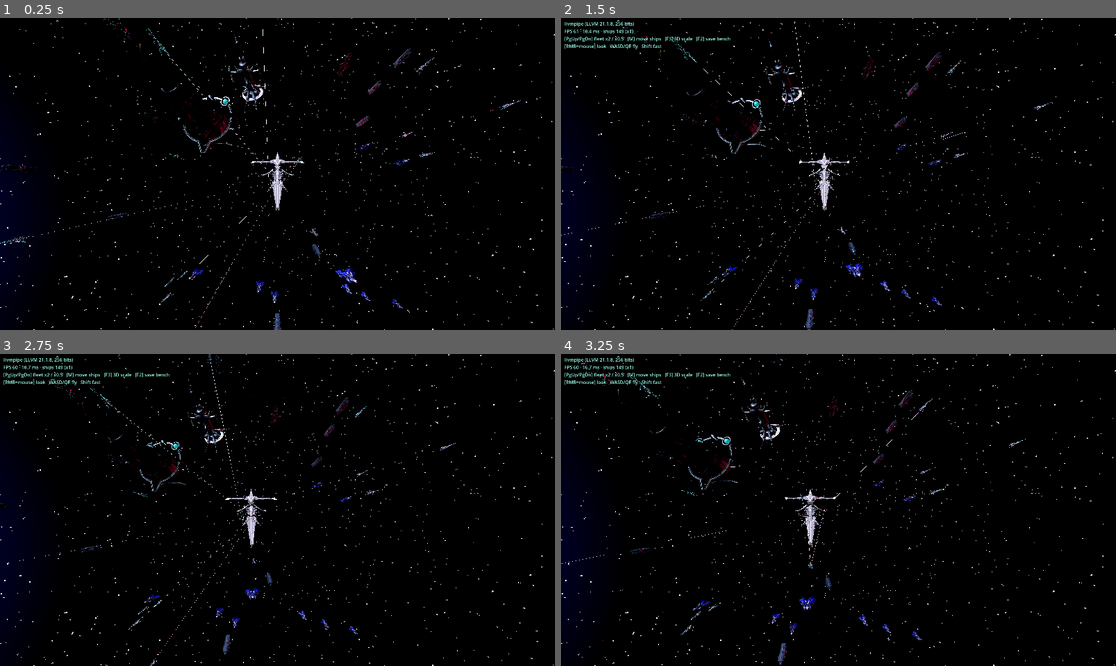
Above: before the commit, frames 1-4 (two rows, left to right).
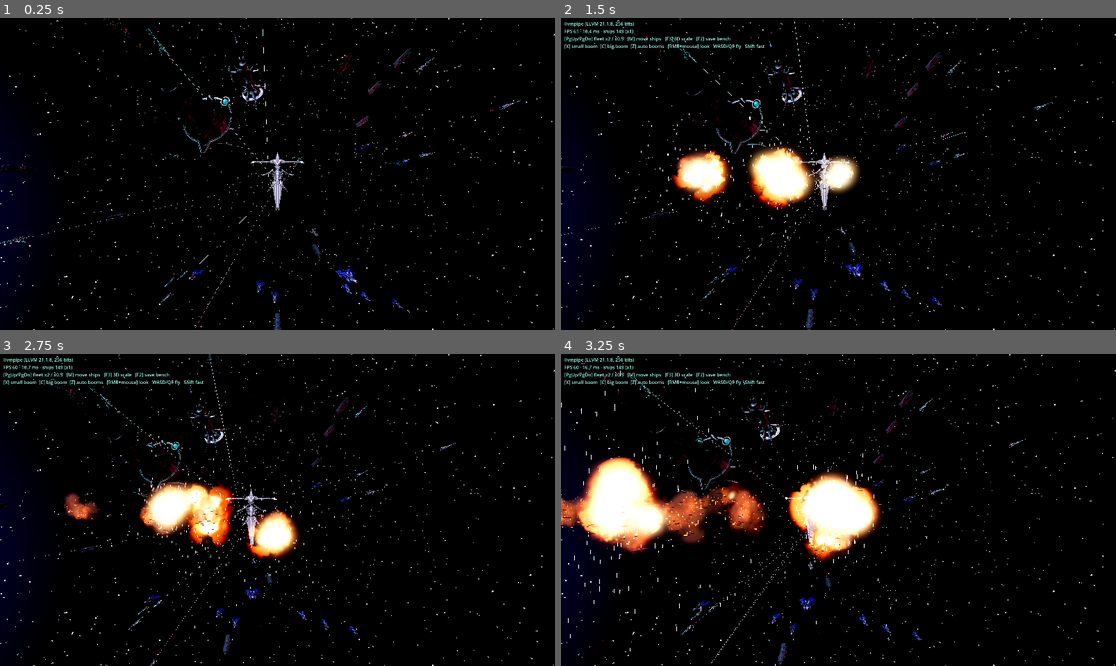
Above: after the commit, the same moments.

Repository: kayhase015497/tools
Game: Godot game, scene res://main.tscn
The game is run twice, just before and just after one commit, with the same random seed, the same clock (stepped at 60 frames per second) and the same inputs.
Inputs (mouse positions are in pixels of both pictures, inside the frame that each line leads up to):
- Up to frame 1 (0.25 s): no input
- Up to frame 2 (1.5 s): tap Enter at 0.5 s; move the mouse to (960, 158) at 0.52 s; hold D 0.53-1.28 s; tap X at 0.6 s; click (960, 158) at 0.67 s; tap C at 0.8, 1.35 s; move the mouse to (727, 189) at 1.27 s; hold S from 1.28 s (still down); click (727, 189) at 1.42 s
- Up to frame 3 (2.75 s): tap Z at 1.55, 2.1 s; move the mouse to (333, 441) at 2.02 s; release S at 2.03 s; hold D from 2.03 s (still down); click (333, 441) at 2.17 s; tap X at 2.3 s
- Up to frame 4 (3.25 s): move the mouse to (810, 572) at 2.77 s; release D at 2.78 s; hold W from 2.78 s (still down); tap X at 2.85 s; click (810, 572) at 2.92 s; tap C at 3.05 s

The runs differ from the first frame. In frame 1, 0.7% of the frame differs, in the area x 0-94%, y 0-100%; in frame 2, 4.7%; in frame 3, 4.9%; in frame 4, 10%, in the area x 0-84%, y 2-100%.

Commit message:
godot: stage-1 bench results (RTX 2070S: x16 72-83 fps, x32 54 fps), explosion prototype (SQ42 style), lighting retune
Co-Authored-By: Claude Sonnet 5.5 <noreply@anthropic.com>
Claude-Session: https://claude.ai/code/session_017eWXcFR8R8fWfFcmTcxD4c

Diff:
--- /dev/null
+++ b/godot/results/bench_rtx2070s_2026-10-21.csv
@@ -0,0 +1,11 @@
+adapter,NVIDIA GeForce RTX 2070 SUPER
+api,12_0
+seconds,ships,fps
+2,1192,328
+4,2384,83
+6,4768,54
+9,2384,55
+11,2384,75
+13,2384,80
+15,2384,79
+17,2384,74
--- /dev/null
+++ b/godot/scripts/explosion.gd
@@ -0,0 +1,153 @@
+class_name Explosion
+extends Node3D
+## 艦艇爆炸（Squadron 42 風）：多團花椰菜火球（錯時冒出）＋短命暖光源＋火花雨＋逆光碎片剪影＋濃煙＋餘燼。
+## 用法：Explosion.spawn(parent, 世界座標, 尺寸)   尺寸≈船長的一半（巡洋艦約 200、護衛艦約 45）。
+
+static var _fire_mat: ShaderMaterial
+static var _smoke_mat: ShaderMaterial
+static var _spark_mat: StandardMaterial3D
+static var _debris_mat: StandardMaterial3D
+
+static func _prep() -> void:
+	if _fire_mat != null:
+		return
+	_fire_mat = ShaderMaterial.new()
+	_fire_mat.shader = load("res://shaders/fireball.gdshader")
+	_smoke_mat = ShaderMaterial.new()
+	_smoke_mat.shader = load("res://shaders/smoke.gdshader")
+	_spark_mat = StandardMaterial3D.new()
+	_spark_mat.shading_mode = BaseMaterial3D.SHADING_MODE_UNSHADED
+	_spark_mat.blend_mode = BaseMaterial3D.BLEND_MODE_ADD
+	_spark_mat.billboard_mode = BaseMaterial3D.BILLBOARD_PARTICLES
+	_spark_mat.vertex_color_use_as_albedo = true
+	_spark_mat.albedo_color = Color(4.0, 4.0, 4.0, 1.0)
+	_debris_mat = StandardMaterial3D.new()
+	_debris_mat.albedo_color = Color(0.05, 0.05, 0.06)
+	_debris_mat.metallic = 0.7
+	_debris_mat.roughness = 0.5
+
+static func _curve(points: Array) -> CurveTexture:
+	var c := Curve.new()
+	for p in points:
+		c.add_point(p as Vector2)
+	var t := CurveTexture.new()
+	t.curve = c
+	return t
+
+static func _quad_particles(mat: Material, amount: int, life: float, size: float, radius: float, vel_min: float, vel_max: float, grow: Array) -> GPUParticles3D:
+	var p := GPUParticles3D.new()
+	p.amount = amount
+	p.lifetime = life
+	p.one_shot = true
+	p.explosiveness = 0.35
+	p.randomness = 0.6
+	p.local_coords = false
+	p.emitting = false
+	var pm := ParticleProcessMaterial.new()
+	pm.emission_shape = ParticleProcessMaterial.EMISSION_SHAPE_SPHERE
+	pm.emission_sphere_radius = radius
+	pm.direction = Vector3(0, 0, 0)
+	pm.spread = 180.0
+	pm.initial_velocity_min = vel_min
+	pm.initial_velocity_max = vel_max
+	pm.gravity = Vector3.ZERO
+	pm.damping_min = 2.0
+	pm.damping_max = 6.0
+	pm.scale_min = size * 0.55
+	pm.scale_max = size * 1.05
+	pm.scale_curve = _curve(grow)
+	p.process_material = pm
+	var qm := QuadMesh.new()
+	qm.size = Vector2(1, 1)
+	qm.material = mat
+	p.draw_pass_1 = qm
+	return p
+
+static func spawn(parent: Node, pos: Vector3, size: float) -> Node3D:
+	_prep()
+	var root := Node3D.new()
+	root.position = pos
+	parent.add_child(root)
+	# 1) 火團：多團，錯時冒出
+	var fire := _quad_particles(_fire_mat, 14, 1.7, size * 1.7, size * 0.7, 0.0, size * 0.25, [Vector2(0, 0.35), Vector2(0.25, 1.0), Vector2(1, 1.25)])
+	root.add_child(fire)
+	fire.emitting = true
+	# 2) 濃煙：大、慢、壽命長
+	var smoke := _quad_particles(_smoke_mat, 18, 9.0, size * 2.2, size * 0.6, 0.0, size * 0.18, [Vector2(0, 0.3), Vector2(0.3, 0.9), Vector2(1, 1.5)])
+	root.add_child(smoke)
+	smoke.emitting = true
+	# 3) 火花雨：速度差很大的細長亮點（橘黃＋粉紫兩種色系）
+	for k in range(2):
+		var sp := GPUParticles3D.new()
+		sp.amount = 140
+		sp.lifetime = 1.6
+		sp.one_shot = true
+		sp.explosiveness = 0.9
+		sp.local_coords = false
+		sp.transform_align = GPUParticles3D.TRANSFORM_ALIGN_Y_TO_VELOCITY
+		var pm := ParticleProcessMaterial.new()
+		pm.emission_shape = ParticleProcessMaterial.EMISSION_SHAPE_SPHERE
+		pm.emission_sphere_radius = size * 0.4
+		pm.direction = Vector3(0, 0, 0)
+		pm.spread = 180.0
+		pm.initial_velocity_min = size * 0.4
+		pm.initial_velocity_max = size * 3.2
+		pm.damping_min = size * 0.3
+		pm.damping_max = size * 1.1
+		pm.scale_min = 0.6
+		pm.scale_max = 1.5
+		var g := Gradient.new()
+		if k == 0:
+			g.set_color(0, Color(1.0, 0.85, 0.5, 1.0)); g.set_color(1, Color(1.0, 0.3, 0.05, 0.0))
+		else:
+			g.set_color(0, Color(0.85, 0.7, 1.0, 1.0)); g.set_color(1, Color(0.5, 0.2, 1.0, 0.0))
+		var gt := GradientTexture1D.new()
+		gt.gradient = g
+		pm.color_ramp = gt
+		sp.process_material = pm
+		var qm := QuadMesh.new()
+		qm.size = Vector2(size * 0.006, size * 0.07)
+		qm.material = _spark_mat
+		sp.draw_pass_1 = qm
+		root.add_child(sp)
+		sp.emitting = true
+	# 4) 碎片：黑色薄片，慢速翻滾（逆光剪影；被火光短暫照亮）
+	var deb := GPUParticles3D.new()
+	deb.amount = 90
+	deb.lifetime = 10.0
+	deb.one_shot = true
+	deb.explosiveness = 1.0
+	deb.local_coords = false
+	var dm := ParticleProcessMaterial.new()
+	dm.emission_shape = ParticleProcessMaterial.EMISSION_SHAPE_SPHERE
+	dm.emission_sphere_radius = size * 0.5
+	dm.direction = Vector3(0, 0, 0)
+	dm.spread = 180.0
+	dm.initial_velocity_min = size * 0.15
+	dm.initial_velocity_max = size * 0.9
+	dm.angular_velocity_min = -220.0
+	dm.angular_velocity_max = 220.0
+	dm.scale_min = size * 0.025
+	dm.scale_max = size * 0.12
+	deb.process_material = dm
+	var bm := PrismMesh.new()
+	bm.size = Vector3(1.0, 0.12, 0.8)
+	bm.material = _debris_mat
+	deb.draw_pass_1 = bm
+	root.add_child(deb)
+	deb.emitting = true
+	# 5) 暖色短命光源：照亮附近艦體金屬（朝向火球的面變亮）
+	var l := OmniLight3D.new()
+	l.light_color = Color(1.0, 0.55, 0.2)
+	l.omni_range = size * 6.0
+	l.omni_attenuation = 1.4
+	l.light_energy = 0.0
+	root.add_child(l)
+	var tw := root.create_tween()
+	tw.tween_property(l, "light_energy", size * 0.9, 0.06)
+	tw.tween_property(l, "light_energy", size * 0.35, 0.35).set_trans(Tween.TRANS_QUAD)
+	tw.tween_property(l, "light_energy", 0.0, 1.4).set_trans(Tween.TRANS_QUAD)
+	# 清理
+	var t := root.get_tree().create_timer(14.0)
+	t.timeout.connect(root.queue_free)
+	return root
--- a/godot/scripts/spike.gd
+++ b/godot/scripts/spike.gd
@@ -38,6 +38,9 @@
 var bench_samples: Array[float] = []
 var beams: Array[Dictionary] = []
 var rng := RandomNumberGenerator.new()
+var auto_boom := false
+var boom_t := 0.0
+var demo_explode := false
 
 func _ready() -> void:
 	rng.seed = 42
@@ -48,6 +51,12 @@
 	_make_beams()
 	_make_camera_and_hud()
 	auto_bench = "--benchmark" in OS.get_cmdline_user_args()
+	demo_explode = "--explode-demo" in OS.get_cmdline_user_args()
+	if demo_explode:
+		cam.position = Vector3(0, 300, -1900)
+		yaw = PI
+		pitch = 0.0
+		get_tree().create_timer(0.3).timeout.connect(func(): Explosion.spawn(self, Vector3(0, 250, -1500), 220.0))
 	if auto_bench:
 		fleet_mult = bench_steps[0]
 		_apply_mult()
@@ -63,7 +72,7 @@
 	env.background_mode = Environment.BG_SKY
 	env.sky = sky
 	env.ambient_light_source = Environment.AMBIENT_SOURCE_SKY
-	env.ambient_light_energy = 0.35
+	env.ambient_light_energy = 0.22
 	env.tonemap_mode = Environment.TONE_MAPPER_ACES
 	env.tonemap_exposure = 1.0
 	env.glow_enabled = true
@@ -84,7 +93,7 @@
 	add_child(we)
 	var key := DirectionalLight3D.new()   # 主光（恆星方向）
 	key.light_color = Color(0.85, 0.92, 1.0)
-	key.light_energy = 1.6
+	key.light_energy = 1.15
 	key.rotation_degrees = Vector3(-35, 140, 0)
 	key.shadow_enabled = false
 	add_child(key)
@@ -332,6 +341,12 @@
 				fleet_mult = maxi(fleet_mult / 2, 1); _apply_mult()
 			KEY_M:
 				animate = not animate
+			KEY_X:
+				Explosion.spawn(self, cam.global_position - cam.global_transform.basis.z * 900.0, 120.0)   # 護衛艦級爆炸（鏡頭前方）
+			KEY_C:
+				Explosion.spawn(self, cam.global_position - cam.global_transform.basis.z * 1600.0, 260.0)   # 巡洋艦級爆炸
+			KEY_Z:
+				auto_boom = not auto_boom
 			KEY_F2:
 				_save_bench()
 			KEY_F3:
@@ -352,13 +367,20 @@
 	var spd := fly_speed * (4.0 if Input.is_key_pressed(KEY_SHIFT) else 1.0)
 	cam.position += mv.normalized() * spd * dt
 	_update_beams(dt)
+	if auto_boom:
+		boom_t -= dt
+		if boom_t <= 0.0:
+			boom_t = rng.randf_range(0.5, 1.4)
+			var f := -cam.global_transform.basis.z
+			var off := cam.global_transform.basis.x * rng.randf_range(-700, 700) + cam.global_transform.basis.y * rng.randf_range(-300, 300)
+			Explosion.spawn(self, cam.global_position + f * rng.randf_range(900, 2200) + off, rng.randf_range(80, 260))
 	if animate:
 		_animate_ships(dt)
 	hud_t += dt
 	if hud_t > 0.25:
 		hud_t = 0.0
 		var fps := Engine.get_frames_per_second()
-		hud.text = "%s\nFPS %d · %.1f ms · ships %d (x%d)%s\n[PgUp/PgDn] fleet x2 / x0.5   [M] move ships   [F3] 3D scale   [F2] save bench\n[RMB+mouse] look   WASD/QE fly   Shift fast" % [
+		hud.text = "%s\nFPS %d · %.1f ms · ships %d (x%d)%s\n[PgUp/PgDn] fleet x2 / x0.5   [M] move ships   [F3] 3D scale   [F2] save bench\n[X] small boom  [C] big boom  [Z] auto booms   [RMB+mouse] look   WASD/QE fly   Shift fast" % [
 			RenderingServer.get_video_adapter_name(), fps, 1000.0 / maxf(fps, 1.0), _total_ships(), fleet_mult, "  · MOVING" if animate else ""]
 	bench_t += dt
 	if bench_t >= 2.0:
--- /dev/null
+++ b/godot/shaders/fireball.gdshader
@@ -0,0 +1,38 @@
+shader_type spatial;
+render_mode unshaded, blend_add, depth_draw_never, cull_disabled;
+// 爆炸火團（Squadron 42 風）：花椰菜狀的泡泡團——中心黃白過曝、外緣橘紅，表面有顆粒與縫隙；粒子壽命（INSTANCE_CUSTOM.y）決定漸暗與縮小。
+uniform float intensity = 2.1;
+varying float age;
+varying float seed;
+
+float h21(vec2 p) { p = fract(p * vec2(123.34, 456.21)); p += dot(p, p + 45.32); return fract(p.x * p.y); }
+float vn(vec2 p) { vec2 i = floor(p), f = fract(p); f = f * f * (3.0 - 2.0 * f);
+	return mix(mix(h21(i), h21(i + vec2(1, 0)), f.x), mix(h21(i + vec2(0, 1)), h21(i + vec2(1, 1)), f.x), f.y); }
+float fbm(vec2 p) { float a = 0.5, s = 0.0; for (int i = 0; i < 5; i++) { s += a * vn(p); p = p * 2.03 + vec2(1.7, 9.2); a *= 0.5; } return s; }
+
+void vertex() {
+	age = INSTANCE_CUSTOM.y;
+	seed = float(INSTANCE_ID) * 7.31 + INSTANCE_CUSTOM.x;
+	MODELVIEW_MATRIX = VIEW_MATRIX * mat4(INV_VIEW_MATRIX[0], INV_VIEW_MATRIX[1], INV_VIEW_MATRIX[2], MODEL_MATRIX[3]);
+	MODELVIEW_MATRIX = MODELVIEW_MATRIX * mat4(vec4(length(MODEL_MATRIX[0].xyz), 0, 0, 0), vec4(0, length(MODEL_MATRIX[1].xyz), 0, 0), vec4(0, 0, length(MODEL_MATRIX[2].xyz), 0), vec4(0, 0, 0, 1));
+}
+
+void fragment() {
+	vec2 uv = UV * 2.0 - 1.0;
+	float r = length(uv);
+	if (r > 1.0) discard;
+	vec2 q = uv * 1.6 + vec2(seed, seed * 0.37);
+	float n = fbm(q + vec2(0.0, -age * 1.6));
+	float n2 = fbm(q * 2.3 - age * 1.1 + 4.0);
+	float bubbles = smoothstep(0.35, 0.75, n * 0.85 + n2 * 0.45);      // 泡泡團的顆粒感
+	float core = 1.0 - r;
+	float dens = smoothstep(0.0, 0.45, bubbles * 0.9 + core * 1.25 - 0.55 - age * 0.75);
+	if (dens < 0.01) discard;
+	float heat = clamp(core * 1.2 + n * 0.6 - age * 1.25, 0.0, 1.0);
+	vec3 cool = vec3(0.55, 0.1, 0.04), mid = vec3(1.0, 0.42, 0.08), hot = vec3(1.0, 0.92, 0.7) * 2.2;
+	vec3 col = mix(cool, mid, smoothstep(0.1, 0.55, heat));
+	col = mix(col, hot, smoothstep(0.62, 1.0, heat));
+	float fade = pow(clamp(1.0 - age, 0.0, 1.0), 1.4);
+	ALBEDO = col * dens * fade * intensity;
+	ALPHA = dens * fade;
+}
--- /dev/null
+++ b/godot/shaders/smoke.gdshader
@@ -0,0 +1,39 @@
+shader_type spatial;
+render_mode unshaded, blend_mix, depth_draw_never, cull_disabled;
+// 濃煙：黑灰褐色的「花椰菜雲」，被爆炸火光從內側染橘（隨壽命褪去），內有紅橘餘燼光點；與背景星雲融合靠邊緣軟化。
+uniform vec3 smoke_color : source_color = vec3(0.16, 0.15, 0.17);
+uniform vec3 fire_color : source_color = vec3(1.0, 0.36, 0.08);
+uniform float fire_glow = 1.0;
+varying float age;
+varying float seed;
+
+float h21(vec2 p) { p = fract(p * vec2(123.34, 456.21)); p += dot(p, p + 45.32); return fract(p.x * p.y); }
+float vn(vec2 p) { vec2 i = floor(p), f = fract(p); f = f * f * (3.0 - 2.0 * f);
+	return mix(mix(h21(i), h21(i + vec2(1, 0)), f.x), mix(h21(i + vec2(0, 1)), h21(i + vec2(1, 1)), f.x), f.y); }
+float fbm(vec2 p) { float a = 0.5, s = 0.0; for (int i = 0; i < 5; i++) { s += a * vn(p); p = p * 2.03 + vec2(1.7, 9.2); a *= 0.5; } return s; }
+
+void vertex() {
+	age = INSTANCE_CUSTOM.y;
+	seed = float(INSTANCE_ID) * 3.17 + INSTANCE_CUSTOM.x;
+	MODELVIEW_MATRIX = VIEW_MATRIX * mat4(INV_VIEW_MATRIX[0], INV_VIEW_MATRIX[1], INV_VIEW_MATRIX[2], MODEL_MATRIX[3]);
+	MODELVIEW_MATRIX = MODELVIEW_MATRIX * mat4(vec4(length(MODEL_MATRIX[0].xyz), 0, 0, 0), vec4(0, length(MODEL_MATRIX[1].xyz), 0, 0), vec4(0, 0, length(MODEL_MATRIX[2].xyz), 0), vec4(0, 0, 0, 1));
+}
+
+void fragment() {
+	vec2 uv = UV * 2.0 - 1.0;
+	float r = length(uv);
+	if (r > 1.0) discard;
+	vec2 q = uv * 1.3 + vec2(seed, seed * 0.61);
+	float n = fbm(q + vec2(0.0, -age * 0.5));
+	float lumps = smoothstep(0.3, 0.8, n * 1.1 + (1.0 - r) * 0.55);       // 圓鼓鼓的團塊
+	float edge = smoothstep(1.0, 0.55, r);
+	float a = lumps * edge * smoothstep(0.0, 0.08, age) * pow(clamp(1.0 - age, 0.0, 1.0), 0.8) * 0.92;
+	if (a < 0.01) discard;
+	// 內側被火光染橘：中心、早期最強；團塊亮面（n 高）更受光
+	float lit = pow(clamp(1.0 - age, 0.0, 1.0), 4.0) * (0.3 + 0.7 * (1.0 - r)) * (0.5 + n) * fire_glow;
+	// 餘燼光點：高頻噪聲的尖峰
+	float ember = smoothstep(0.86, 0.95, vn(q * 7.0 + age * 2.0)) * (1.0 - age) * 2.2;
+	vec3 col = smoke_color * (0.45 + 1.3 * n) + fire_color * lit + vec3(1.0, 0.3, 0.06) * ember;
+	ALBEDO = col;
+	ALPHA = a;
+}
Not shown, added: godot/scripts/explosion.gd.uid
Not shown, added: godot/shaders/fireball.gdshader.uid
Not shown, added: godot/shaders/smoke.gdshader.uid
Not shown, changed: docs/space-war/ENGINE-MIGRATION-PLAN.md
